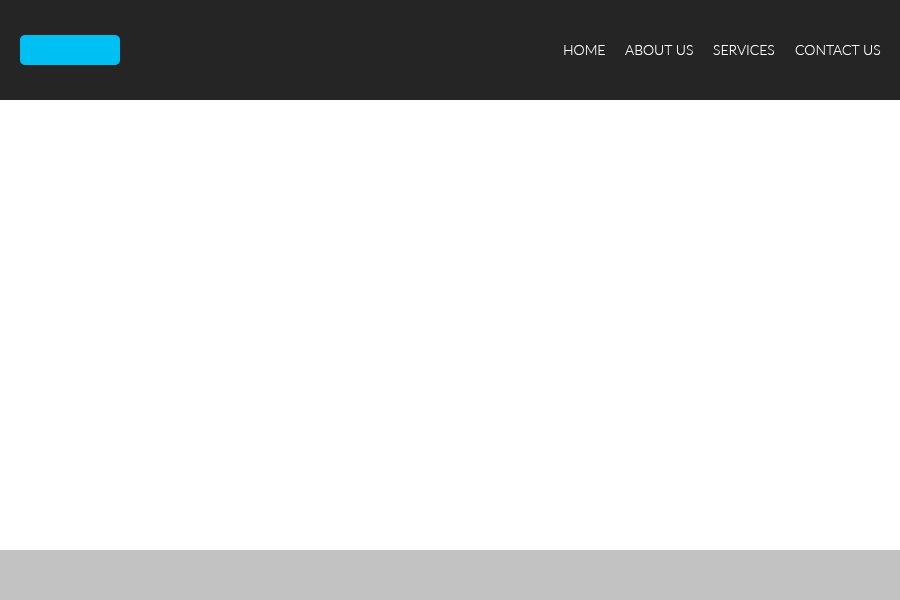
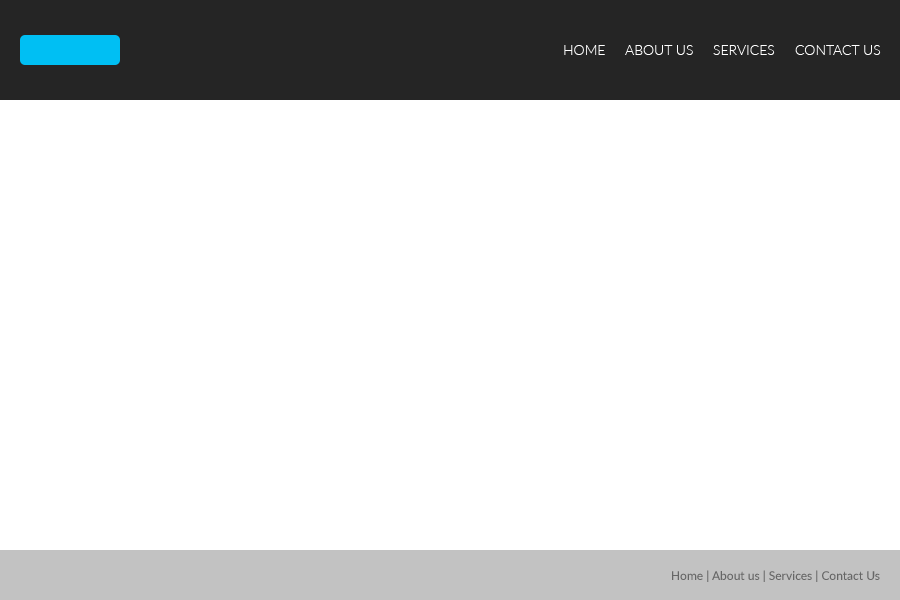
Layers edited between the first and the second 900x600 image:
painted on "_footer" over box(672, 570, 880, 582)
